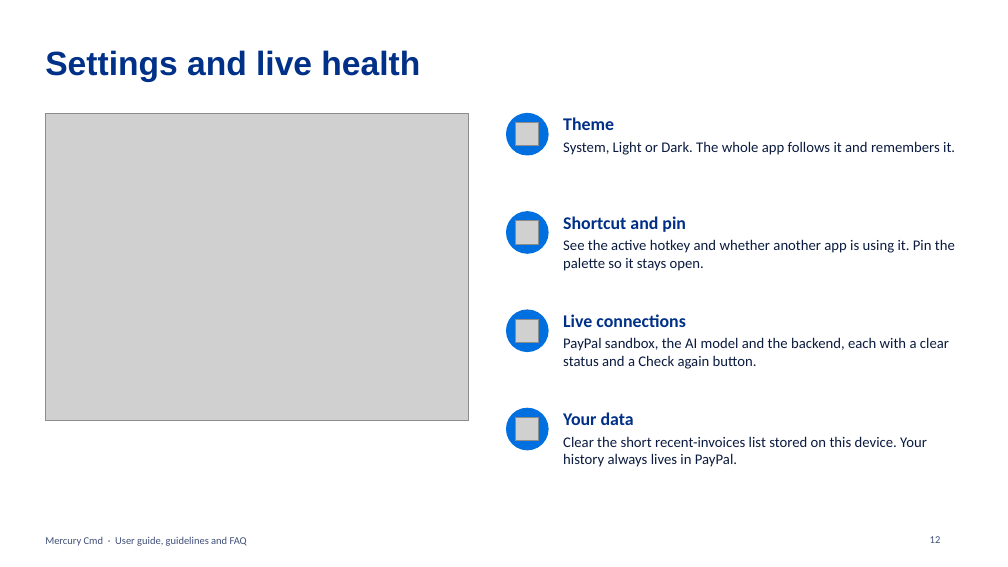
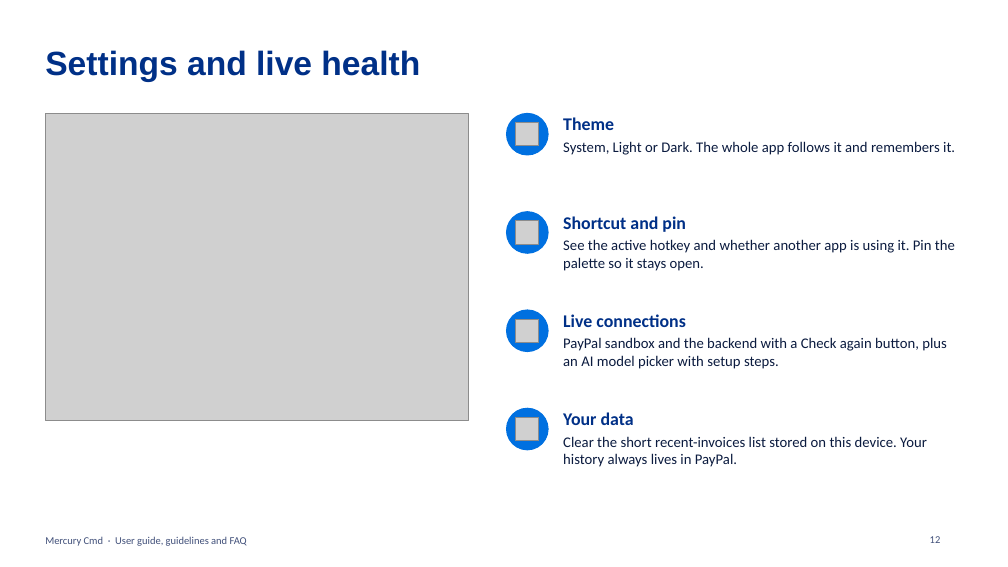
Before and after one commit to vignarajj/mercury_cmd_paypal, a slide deck: slide 12 of docs/Mercury-Cmd-Guide.pptx. Drawn at 1008x567 pixels with LibreOffice and Linux fonts; fonts in the diff are those of the drawing; grey boxes stand for pictures. Boxes give left, top, right and bottom in pixels: in the first picture for what was removed or moved away, otherwise in the second. Text is boxed around its words. In the diff, an @@ line names an element or a change of style, - is before the commit and + after.

Commit message:
feat(frontend): AI model section in Settings, docs and screenshots
Settings shows the installed models, switches on selection and walks through
installing Ollama and pulling a model when none is ready. README, spec, testing
matrix, guide deck and screenshots updated.

```diff
--- a/docs/Mercury-Cmd-Guide.pptx
+++ b/docs/Mercury-Cmd-Guide.pptx
@@ text at [563, 337, 947, 369]: text changed @@
-PayPal sandbox, the AI model and the backend, each with a clear status and a Check again button.
+PayPal sandbox and the backend with a Check again button, plus an AI model picker with setup steps.
```
Also in this commit, not shown: 3 other slides changed, 17 other files.
